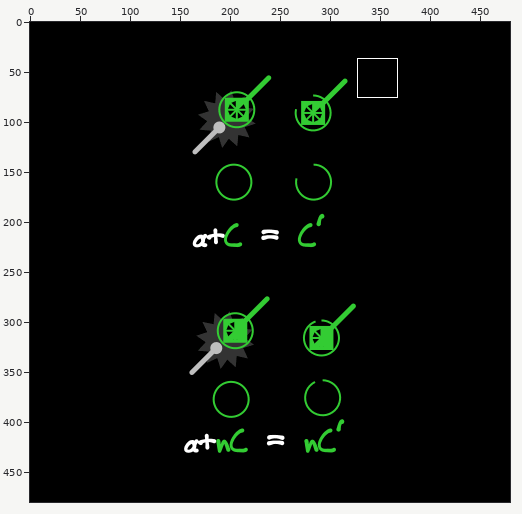
A sprite sheet gets an edit: assets/images/help/07.png. Above, an overview of the earlier version with the close-up marked.
Close-up. As it was:
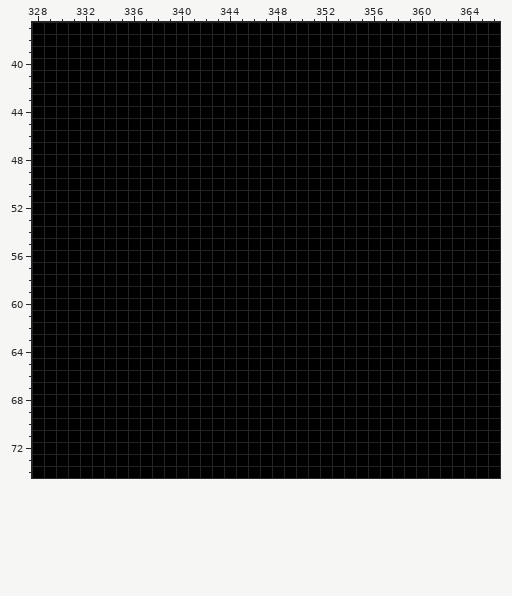
The file is 480x480 pixels. Colours within 5 levels of each other are drawn and written as one. Shown: x 328..366, y 37..74. The commit also changed other parts of the picture, which this record leaves out.
The same view after the edit:
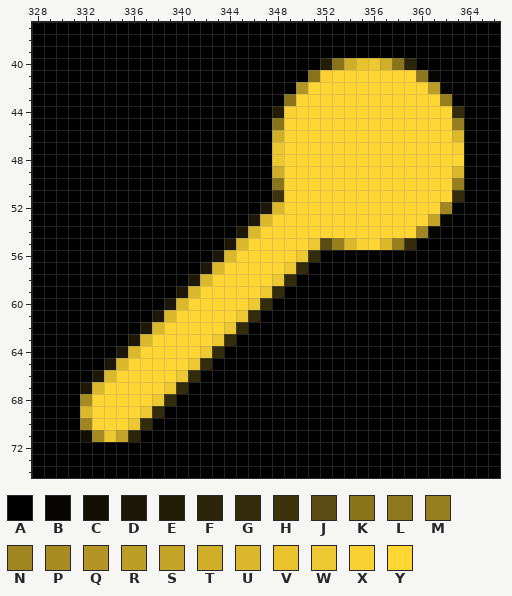
Palette (. is transparent): A #000000  B #060501  C #120f04  D #1c1706  E #231d07  F #2b2409  G #332b0a  H #3c320c  J #5a4c12  K #89731b  L #8f781d  M #977f1e  N #a08620  P #a68b21  Q #b29524  R #bc9e26  S #c3a427  T #cfae29  U #dbb82c  V #e8c32e  W #eec830  X #f9d132  Y #ffd633
The exact change:
Changed rows in their new state; - is an unchanged pixel.
first column x 332:
40 --------------------EKTVWTKF----
41 -------------------KXYYYYYYYLB--
42 ------------------QYYYYYYYYYYRB-
43 -----------------KYYYYYYYYYYYYM-
44 ----------------EXYYYYYYYYYYYYYG
45 ----------------KYYYYYYYYYYYYYYM
46 ----------------TYYYYYYYYYYYYYYU
47 ----------------WYYYYYYYYYYYYYYX
48 ----------------WYYYYYYYYYYYYYYY
49 ----------------TYYYYYYYYYYYYYYU
50 ----------------KYYYYYYYYYYYYYYM
51 ----------------HYYYYYYYYYYYYYYG
52 ---------------DUYYYYYYYYYYYYYN-
53 --------------DUYYYYYYYYYYYYYSB-
54 -------------DUYYYYYYYYYYYYYNB--
55 ------------DUYYYYYWJMUXYUMG----
56 -----------DUYYYYYWG------------
57 ----------DUYYYYYWG-------------
58 ---------DUYYYYYWG--------------
59 --------DUYYYYYWG---------------
60 -------DUYYYYYWG----------------
61 ------DUYYYYYWG-----------------
62 -----DUYYYYYWG------------------
63 ----DUYYYYYWG-------------------
64 ---DUYYYYYWG--------------------
65 --DUYYYYYWG---------------------
66 -DUYYYYYWG----------------------
67 DUYYYYYWG-----------------------
68 PYYYYYWG------------------------
69 UYYYYWG-------------------------
70 NYYYWG--------------------------
71 CPWSF---------------------------
